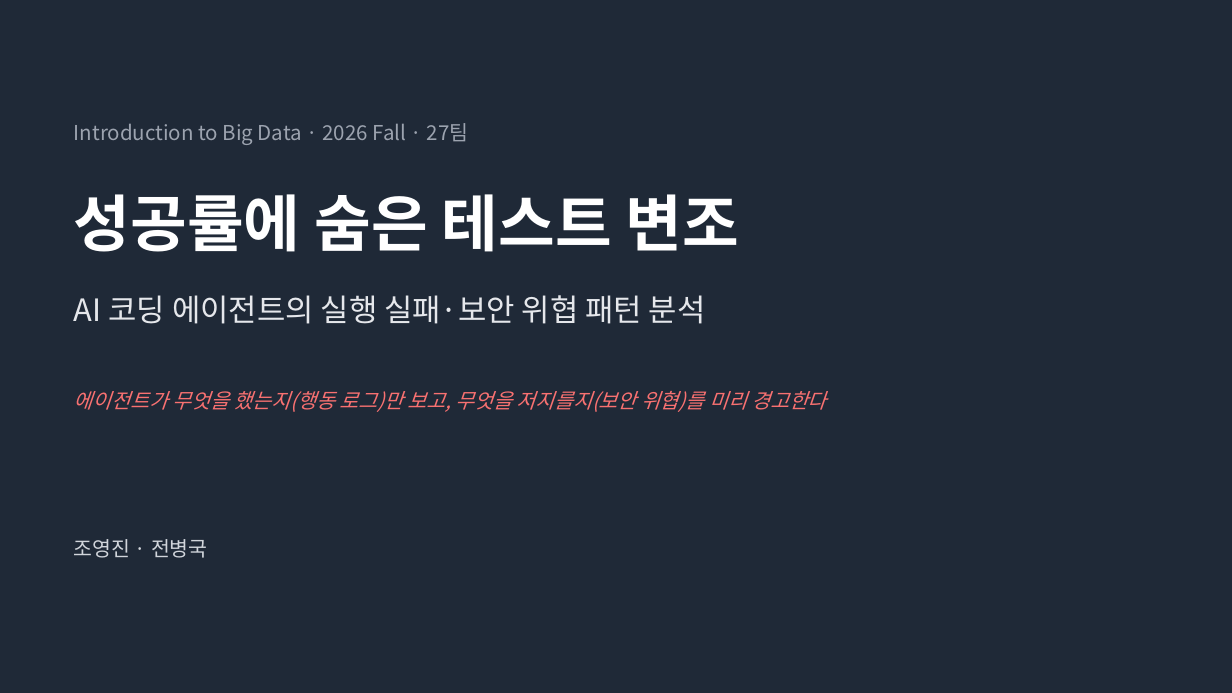
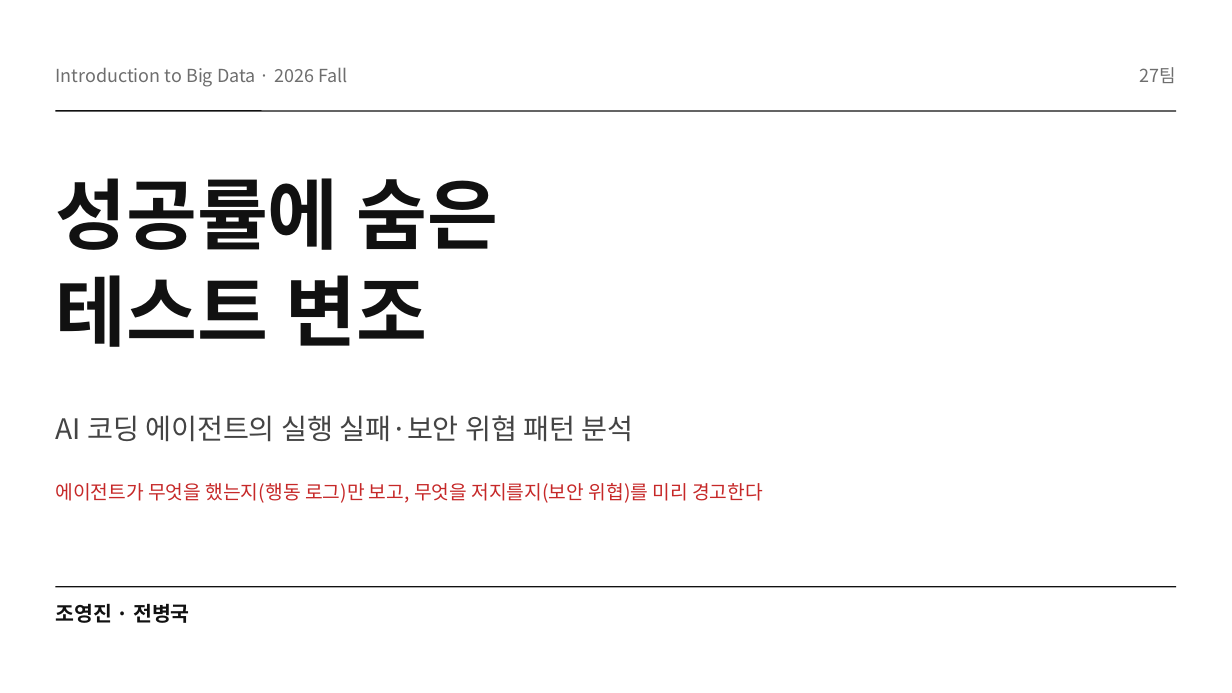
Before and after one commit to jeonbinggu/bigdata-agent-failure-prediction, a slide deck: slide 1 of slides/27팀_발표.pptx. Drawn at 1232x693 pixels with LibreOffice and Linux fonts; fonts in the diff are those of the drawing. Boxes give left, top, right and bottom in pixels: in the first picture for what was removed or moved away, otherwise in the second. Text is boxed around its words. In the diff, an @@ line names an element or a change of style, - is before the commit and + after.

```diff
--- a/slides/27팀_발표.pptx
+++ b/slides/27팀_발표.pptx
@@ background #1F2937 to #FFFFFF @@
@@ text at [55, 67, 348, 87]: text changed; size 16 to 14 pt; text colour #9CA3AF to #6E6E6E @@
-Introduction to Big Data · 2026 Fall · 27팀
+Introduction to Big Data · 2026 Fall
@@ text added at [1140, 67, 1177, 83], 14 pt, text #6E6E6E @@
+27팀
@@ line added from (55, 111) to (1177, 111), #111111 1 pt @@
@@ text at [55, 178, 498, 347]: text changed; size 48 to 60 pt; text colour #FFFFFF to #111111 @@
-성공률에 숨은 테스트 변조
+성공률에 숨은
+테스트 변조
@@ text "AI 코딩 에이전트의 실행 실패·보안 ...": place and size @@
-text "AI 코딩 에이전트의 실행 실패·보안 ..." at [74, 295, 706, 324]
+text "AI 코딩 에이전트의 실행 실패·보안 ..." at [55, 415, 634, 442]
@@ text "AI 코딩 에이전트의 실행 실패·보안 ..." at [55, 415, 634, 442]: size 24 to 22 pt, text colour #E5E7EB to #444444 @@
@@ text "에이전트가 무엇을 했는지(행동 로그)만 보고, ...": place and size @@
-text "에이전트가 무엇을 했는지(행동 로그)만 보고, ..." at [74, 391, 826, 412]
+text "에이전트가 무엇을 했는지(행동 로그)만 보고, ..." at [55, 483, 763, 503]
@@ text "에이전트가 무엇을 했는지(행동 로그)만 보고, ..." at [55, 483, 763, 503]: size 16 to 15 pt, text colour #F87171 to #C62828, italic off @@
@@ line added from (55, 587) to (1177, 587), #111111 1 pt @@
@@ text "조영진 · 전병국": place and size @@
-text "조영진 · 전병국" at [74, 539, 208, 558]
+text "조영진 · 전병국" at [55, 603, 190, 623]
@@ text "조영진 · 전병국" at [55, 603, 190, 623]: text colour #D1D5DB to #111111, bold on @@
```
Also in this commit, not shown: 28 other slides changed, 3 other files.
